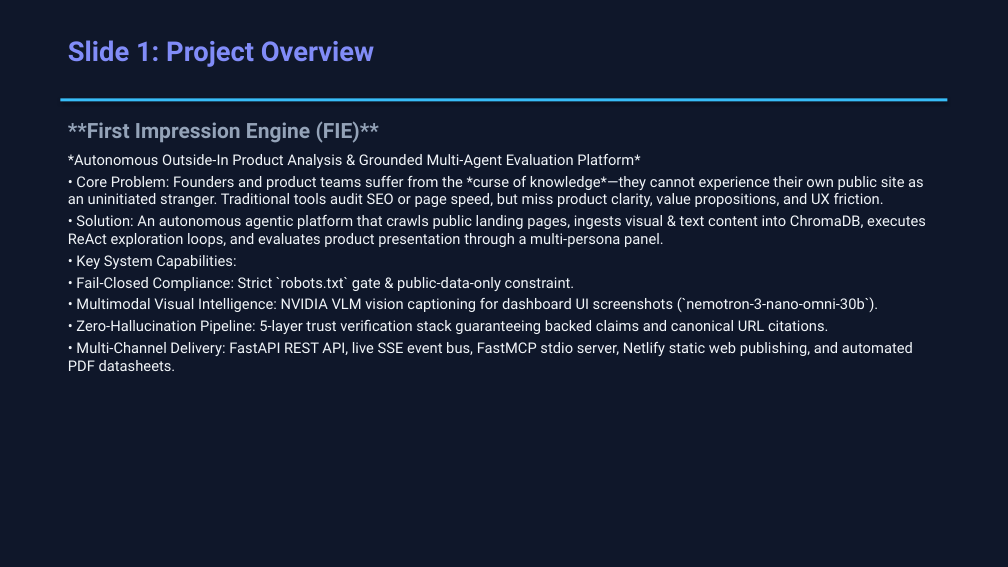
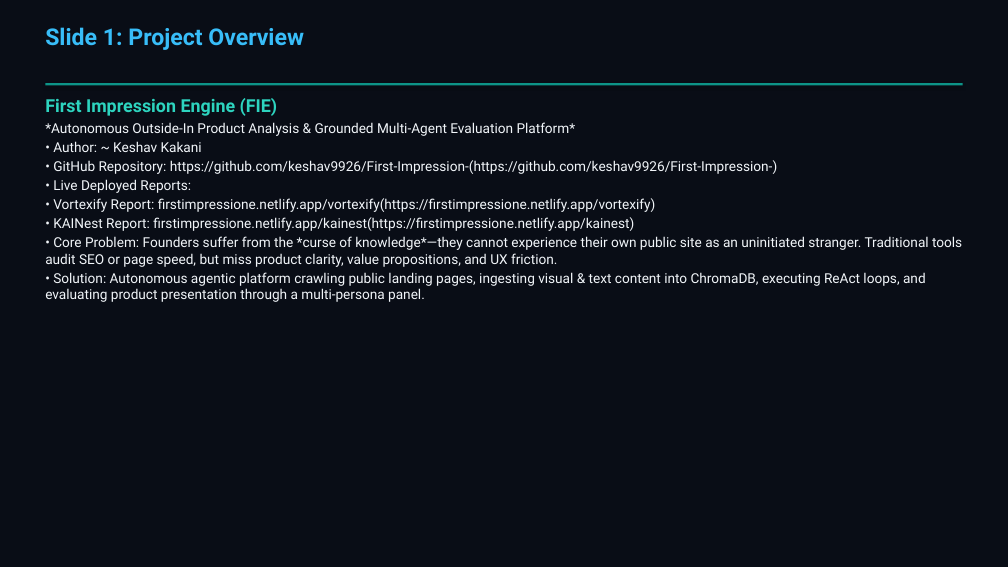
Before and after one commit to keshav9926/First-Impression-, a slide deck: slide 2 of presentation.pptx. Drawn at 1008x567 pixels with LibreOffice and Linux fonts; fonts in the diff are those of the drawing. Boxes give left, top, right and bottom in pixels: in the first picture for what was removed or moved away, otherwise in the second. Text is boxed around its words. In the diff, an @@ line names an element or a change of style, - is before the commit and + after.

Commit message:
fix(presentation): update theme to Teal/Sky, fix slide overflow bounds, add links & presenter attribution (~ Keshav)

```diff
--- a/presentation.pptx
+++ b/presentation.pptx
@@ rectangle at [0, 0, 1008, 567]: fill #0F172A to #090D16 @@
@@ text "Slide 1: Project Overview": place and size @@
-text "Slide 1: Project Overview" at [68, 40, 374, 67]
+text "Slide 1: Project Overview" at [45, 27, 304, 50]
@@ text "Slide 1: Project Overview" at [45, 27, 304, 50]: size 26 to 22 pt, text colour #818CF8 to #38BDF8 @@
@@ rectangle: place and size @@
-rectangle at [60, 98, 948, 101]
+rectangle at [45, 83, 963, 85]
@@ rectangle at [45, 83, 963, 85]: fill #38BDF8 to #0D9488 @@
@@ text at [45, 98, 278, 116]: text changed; size 20 to 17 pt; text colour #94A3B8 to #2DD4BF @@
-**First Impression Engine (FIE)**
+First Impression Engine (FIE)
@@ text "First Impression Engine (FIE)": place and size @@
-text "First Impression Engine (FIE)" at [68, 121, 926, 371]
+text "First Impression Engine (FIE)" at [45, 98, 962, 302]
@@ text at [45, 141, 962, 302]: text changed; size 14 to 13 pt @@
-• Core Problem: Founders and product teams suffer from the *curse of knowledge*—they cannot experience their own public site as an uninitiated stranger. Traditional tools audit SEO or page speed, but miss product clarity, value propositions, and UX friction.
-• Solution: An autonomous agentic platform that crawls public landing pages, ingests visual & text content into ChromaDB, executes ReAct exploration loops, and evaluates product presentation through a multi-persona panel.
-• Key System Capabilities:
-• Fail-Closed Compliance: Strict `robots.txt` gate & public-data-only constraint.
-• Multimodal Visual Intelligence: NVIDIA VLM vision captioning for dashboard UI screenshots (`nemotron-3-nano-omni-30b`).
-• Zero-Hallucination Pipeline: 5-layer trust verification stack guaranteeing backed claims and canonical URL citations.
-• Multi-Channel Delivery: FastAPI REST API, live SSE event bus, FastMCP stdio server, Netlify static web publishing, and automated PDF datasheets.
+• Author: ~ Keshav Kakani
+• GitHub Repository: https://github.com/keshav9926/First-Impression-(https://github.com/keshav9926/First-Impression-)
+• Live Deployed Reports:
+• Vortexify Report: firstimpressione.netlify.app/vortexify(https://firstimpressione.netlify.app/vortexify)
+• KAINest Report: firstimpressione.netlify.app/kainest(https://firstimpressione.netlify.app/kainest)
+• Core Problem: Founders suffer from the *curse of knowledge*—they cannot experience their own public site as an uninitiated stranger. Traditional tools audit SEO or page speed, but miss product clarity, value propositions, and UX friction.
+• Solution: Autonomous agentic platform crawling public landing pages, ingesting visual & text content into ChromaDB, executing ReAct loops, and evaluating product presentation through a multi-persona panel.
@@ text at [45, 122, 576, 136]: size 14 to 13 pt in "*Autonomous Outside-In Product Analysis & Grounded Multi-Age ..."; less space between paragraphs @@
```
Also in this commit, not shown: 19 other slides changed, 3 other files.
